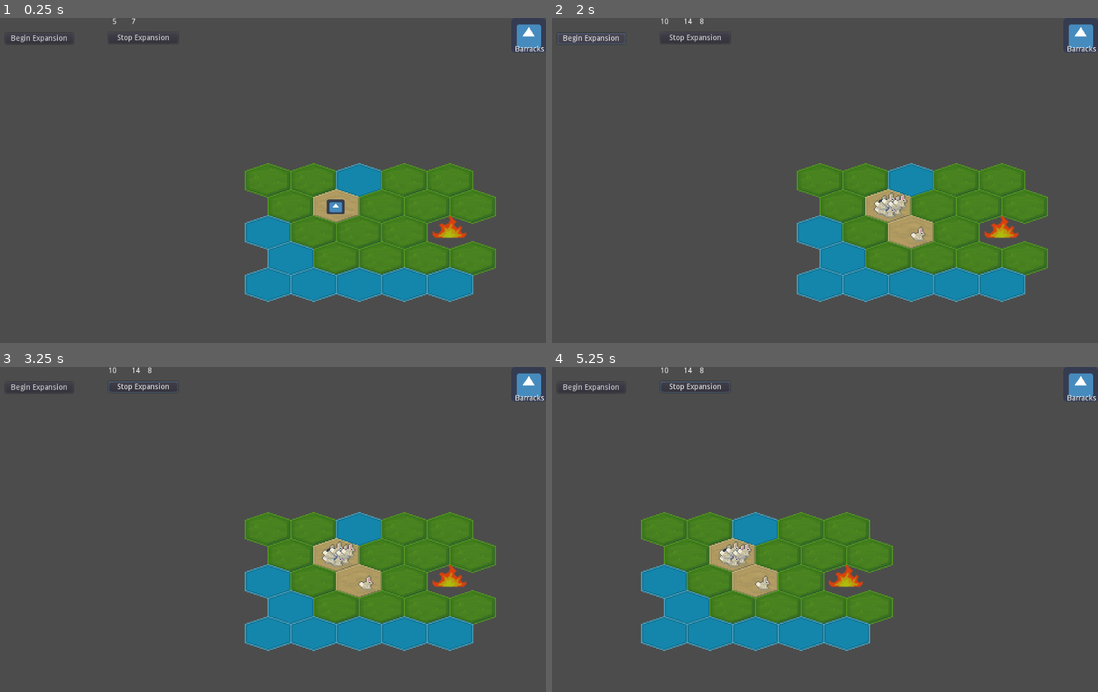
Above: before the commit, frames 1-4 (two rows, left to right).
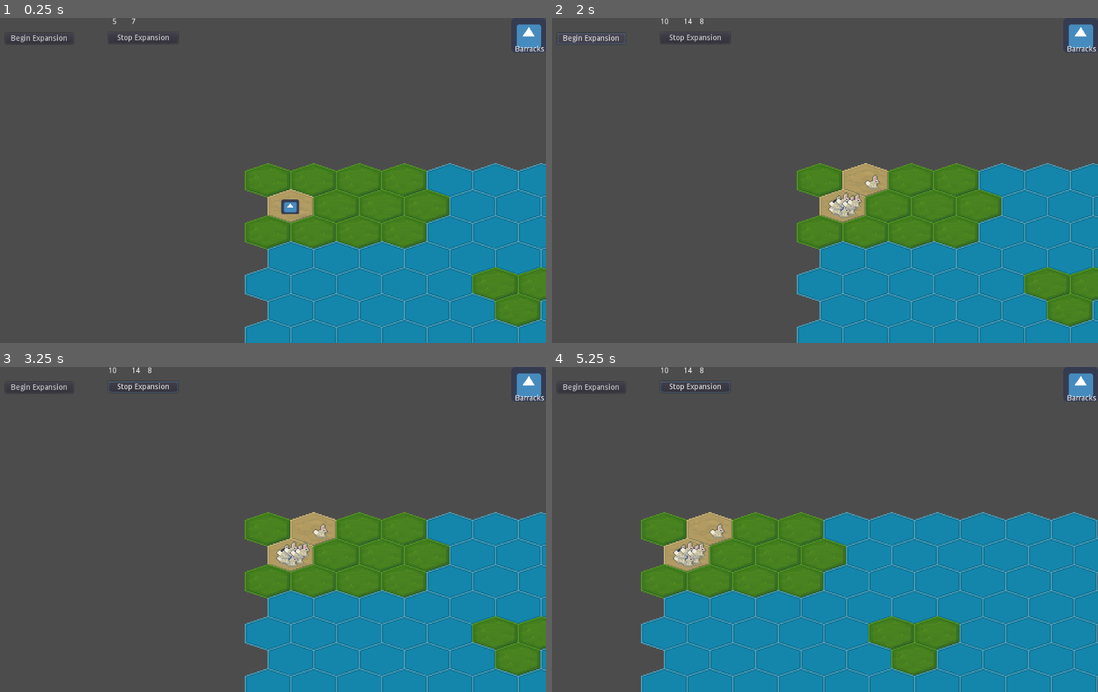
Above: after the commit, the same moments.

Repository: Cartogy/godot-wild-jam-36
Game: Godot game, scene res://src/Main/Main.tscn
Two runs of this game, one before a commit and one after it. Both use one fixed random seed, a clock stepped at 60 frames per second and the inputs below. The engine's default icon, where the game draws it, is replaced by a stand-in: a white triangle on a blue panel in a dark square.
Inputs (mouse positions are in pixels of both pictures, inside the frame that each line leads up to):
- Up to frame 1 (0.25 s): no input
- Up to frame 2 (2 s): click "Begin Expansion" at 0.5 s; click "Begin Expansion" at 1.25 s
- Up to frame 3 (3.25 s): click "Stop Expansion" at 2 s; tap Enter at 2.75 s; drag from (529, 383) to (322, 458) at 2.77 s
- Up to frame 4 (5.25 s): tap Space at 3.5 s; drag from (710, 545) to (792, 594) at 3.52 s; tap Enter at 4.25 s; move the mouse to (874, 458) at 4.27 s; hold Right (ui_right) 4.28-5 s; hold Shift (shift) 4.28-5 s; drag from (792, 594) to (655, 480) at 5.02 s

The runs differ from the first frame. In frame 1, 20% of the frame differs, in the area x 44-100%, y 44-100%; in frame 2, 21%; in frame 3, 21%; in frame 4, 36%, in the area x 16-100%, y 44-100%.
Error in both runs: Invalid get index '(-5, 1)' (on base: 'Dictionary'). (res://src/BCommander/bcommander.gd:73)

Commit message:
added win/lose triggers

Diff:
--- a/project.godot
+++ b/project.godot
@@ -143,6 +143,11 @@
 "class": "MapInfo",
 "language": "GDScript",
 "path": "res://src/Level/LevelData/level_data.gd"
+}, {
+"base": "Resource",
+"class": "MapStructureInfo",
+"language": "GDScript",
+"path": "res://src/Level/LevelData/structure_data.gd"
 }, {
 "base": "MarginContainer",
 "class": "MenuTab",
@@ -222,6 +227,7 @@
 "LevelData": "",
 "MNet": "",
 "MapInfo": "",
+"MapStructureInfo": "",
 "MenuTab": "",
 "MilitaryBase": "",
 "MilitaryGunner": "",
--- a/src/AutoLoad/HexPath/hex_path.gd
+++ b/src/AutoLoad/HexPath/hex_path.gd
@@ -9,9 +9,11 @@
 	if obstacles.has(to.state_machine.current_state.name):
 		return []
 
+	var found_goal: bool = false
 	while frontier.size() > 0:
 		var current: Cell =  frontier.pop_front()
 		if current == to:
+			found_goal = true
 			break
 		for next in current.neighbours:
 			if came_from.has(next) == false:
@@ -19,16 +21,19 @@
 					frontier.append(next)
 					came_from[next] = current
 
+	if found_goal:
 	# Find path to cell
-	var current: Cell = to
-	var path = []
-	while current != from:
-		path.append(current)
-		current = came_from[current]
-	#path.append(from)
-	path = reverse(path)
+		var current: Cell = to
+		var path = []
+		while current != from:
+			path.append(current)
+			current = came_from[current]
+		#path.append(from)
+		path = reverse(path)
 
-	return path
+		return path
+	else:
+		return []
 
 func an_obstacle(cell: Cell, obstacles: Array):
 	var state = cell.state_machine.current_state.name
--- a/src/Grid/Cell/BunnyFill/bunny_fill.gd
+++ b/src/Grid/Cell/BunnyFill/bunny_fill.gd
@@ -86,7 +86,8 @@
 		if bunnies_in_tile.size() == 0:
 			var cell: Cell = get_owner()
 			if cell.has_structure() == false:
-				cell.available_cell()
+				if cell.get_state() != "Water":
+					cell.available_cell()
 		print_debug("Bunny removed")
 
 func delete_bunnies(amount: int):
--- a/src/Level/BaseLevel.tscn
+++ b/src/Level/BaseLevel.tscn
@@ -11,6 +11,7 @@
 
 [node name="Grid" parent="." instance=ExtResource( 2 )]
 DEBUG = false
+dimensions = Vector2( 10, 10 )
 
 [node name="BNetView" parent="." instance=ExtResource( 1 )]
 
--- /dev/null
+++ b/src/Level/CustomLevels/losing_scenario.tres
@@ -0,0 +1,131 @@
+[gd_resource type="Resource" load_steps=2 format=2]
+
+[ext_resource path="res://src/MapMaker/LevelData/level_data.gd" type="Script" id=1]
+
+[resource]
+script = ExtResource( 1 )
+level_data = {
+Vector2( 0, 0 ): {
+"cell_position": Vector2( 100, 100 ),
+"hex_coord": Vector2( 0, 0 ),
+"scene_path": "res://src/Grid/Cell/CellScenes/AvailableCell.tscn",
+"spec_resource_path": "",
+"structure_path": "",
+"tile_display": "res://src/MapMaker/TileDisplay/Cells/AvailableDisplay.tscn"
+},
+Vector2( 0, 2 ): {
+"cell_position": Vector2( 100, 148 ),
+"hex_coord": Vector2( 0, 2 ),
+"scene_path": "res://src/Grid/Cell/CellScenes/AvailableCell.tscn",
+"spec_resource_path": "",
+"structure_path": "",
+"tile_display": "res://src/MapMaker/TileDisplay/Cells/AvailableDisplay.tscn"
+},
+Vector2( 1, 1 ): {
+"cell_position": Vector2( 120.958, 124 ),
+"hex_coord": Vector2( 1, 1 ),
+"scene_path": "res://src/Grid/Cell/CellScenes/BNet.tscn",
+"spec_resource_path": "",
+"structure_path": "res://src/Structures/BNetStructure/Den/Den.tscn",
+"tile_display": "res://src/MapMaker/TileDisplay/Cells/BNetDisplay.tscn"
+},
+Vector2( 2, 0 ): {
+"cell_position": Vector2( 141.916, 100 ),
+"hex_coord": Vector2( 2, 0 ),
+"scene_path": "res://src/Grid/Cell/CellScenes/AvailableCell.tscn",
+"spec_resource_path": "",
+"structure_path": "",
+"tile_display": "res://src/MapMaker/TileDisplay/Cells/AvailableDisplay.tscn"
+},
+Vector2( 2, 2 ): {
+"cell_position": Vector2( 141.916, 148 ),
+"hex_coord": Vector2( 2, 2 ),
+"scene_path": "res://src/Grid/Cell/CellScenes/AvailableCell.tscn",
+"spec_resource_path": "",
+"structure_path": "",
+"tile_display": "res://src/MapMaker/TileDisplay/Cells/AvailableDisplay.tscn"
+},
+Vector2( 3, 1 ): {
+"cell_position": Vector2( 162.873, 124 ),
+"hex_coord": Vector2( 3, 1 ),
+"scene_path": "res://src/Grid/Cell/CellScenes/AvailableCell.tscn",
+"spec_resource_path": "",
+"structure_path": "",
+"tile_display": "res://src/MapMaker/TileDisplay/Cells/AvailableDisplay.tscn"
+},
+Vector2( 4, 0 ): {
+"cell_position": Vector2( 183.831, 100 ),
+"hex_coord": Vector2( 4, 0 ),
+"scene_path": "res://src/Grid/Cell/CellScenes/AvailableCell.tscn",
+"spec_resource_path": "",
+"structure_path": "",
+"tile_display": "res://src/MapMaker/TileDisplay/Cells/AvailableDisplay.tscn"
+},
+Vector2( 4, 2 ): {
+"cell_position": Vector2( 183.831, 148 ),
+"hex_coord": Vector2( 4, 2 ),
+"scene_path": "res://src/Grid/Cell/CellScenes/AvailableCell.tscn",
+"spec_resource_path": "",
+"structure_path": "",
+"tile_display": "res://src/MapMaker/TileDisplay/Cells/AvailableDisplay.tscn"
+},
+Vector2( 5, 1 ): {
+"cell_position": Vector2( 204.789, 124 ),
+"hex_coord": Vector2( 5, 1 ),
+"scene_path": "res://src/Grid/Cell/CellScenes/AvailableCell.tscn",
+"spec_resource_path": "",
+"structure_path": "",
+"tile_display": "res://src/MapMaker/TileDisplay/Cells/AvailableDisplay.tscn"
+},
+Vector2( 6, 0 ): {
+"cell_position": Vector2( 225.747, 100 ),
+"hex_coord": Vector2( 6, 0 ),
+"scene_path": "res://src/Grid/Cell/CellScenes/AvailableCell.tscn",
+"spec_resource_path": "",
+"structure_path": "",
+"tile_display": "res://src/MapMaker/TileDisplay/Cells/AvailableDisplay.tscn"
+},
+Vector2( 6, 2 ): {
+"cell_position": Vector2( 225.747, 148 ),
+"hex_coord": Vector2( 6, 2 ),
+"scene_path": "res://src/Grid/Cell/CellScenes/AvailableCell.tscn",
+"spec_resource_path": "",
+"structure_path": "",
+"tile_display": "res://src/MapMaker/TileDisplay/Cells/AvailableDisplay.tscn"
+},
+Vector2( 7, 1 ): {
+"cell_position": Vector2( 246.705, 124 ),
+"hex_coord": Vector2( 7, 1 ),
+"scene_path": "res://src/Grid/Cell/CellScenes/AvailableCell.tscn",
+"spec_resource_path": "",
+"structure_path": "",
+"tile_display": "res://src/MapMaker/TileDisplay/Cells/AvailableDisplay.tscn"
+},
+Vector2( 10, 4 ): {
+"cell_position": Vector2( 309.578, 196 ),
+"hex_coord": Vector2( 10, 4 ),
+"scene_path": "res://src/Grid/Cell/CellScenes/AvailableCell.tscn",
+"spec_resource_path": "",
+"structure_path": "",
+"tile_display": "res://src/MapMaker/TileDisplay/Cells/AvailableDisplay.tscn"
+},
+Vector2( 11, 5 ): {
+"cell_position": Vector2( 330.536, 220 ),
+"hex_coord": Vector2( 11, 5 ),
+"scene_path": "res://src/Grid/Cell/CellScenes/AvailableCell.tscn",
+"spec_resource_path": "",
+"structure_path": "",
+"tile_display": "res://src/MapMaker/TileDisplay/Cells/AvailableDisplay.tscn"
+},
+Vector2( 12, 4 ): {
+"cell_position": Vector2( 351.494, 196 ),
+"hex_coord": Vector2( 12, 4 ),
+"scene_path": "res://src/Grid/Cell/CellScenes/AvailableCell.tscn",
+"spec_resource_path": "",
+"structure_path": "",
+"tile_display": "res://src/MapMaker/TileDisplay/Cells/AvailableDisplay.tscn"
+}
+}
+edge_data = {
+}
+grid_origin = Vector2( 100, -100 )
--- /dev/null
+++ b/src/Level/LevelData/structure_data.gd
@@ -0,0 +1,22 @@
+extends Resource
+class_name MapStructureInfo
+
+
+
+var total_structures: int = 0
+var current_inept_structure: int = 0
+
+# Only used when loading the level!!
+func add_structure_total(amount: int):
+	total_structures += amount
+
+
+func add_inept_structure(amount: int):
+	current_inept_structure += 1
+
+func remove_inept_structure(amount: int):
+	current_inept_structure -= 1
+
+# Game over condition
+func all_structures_inept() -> bool:
+	return total_structures <= current_inept_structure
--- a/src/Level/level.gd
+++ b/src/Level/level.gd
@@ -17,6 +17,7 @@
 
 # Level Info
 var current_map_info: MapInfo = null
+var bnet_structure_info: MapStructureInfo = null
 
 func _ready():
 	# Add starting cell
@@ -34,7 +35,10 @@
 		grid.generate_hex_grid(grid.dimensions, grid.origin, grid.size)
 
 	grid_bounds = grid.get_grid_bounds()
+	# Load cell maps
 	current_map_info = build_map_info(grid.hexagon_coords)
+	# reference den structures
+	bnet_structure_info = build_structure_info(bnet.production_structures)
 
 func start_bnet():
 	bnet.active = true
@@ -64,6 +68,37 @@
 	camera.position.x = min(max(camera.position.x, grid_bounds.position.x), grid_bounds.end.x)
 	camera.position.y = min(max(camera.position.y, grid_bounds.position.y), grid_bounds.end.y)
 
+#####################
+## BNet Structures
+#####################
+
+func build_structure_info(structures: Dictionary) -> MapStructureInfo:
+	var structure_data = MapStructureInfo.new()
+
+	for s in structures.values():
+		var bnet_struct: BNetStructure = s
+		# Allow buildings to notify when they stop producing
+		bnet_struct.connect("became_inept", self, "inept_structure")
+		bnet_struct.connect("no_longer_inept", self, "producing_structure")
+		structure_data.add_structure_total(1)
+
+	return structure_data
+
+func inept_structure():
+	bnet_structure_info.add_inept_structure(1)
+	if lost_level():
+		print_debug("You lost")
+		stop_bnet()
+
+func producing_structure():
+	bnet_structure_info.remove_inept_structure(1)
+
+func lost_level():
+	if bnet_structure_info.all_structures_inept():
+		return true
+	else:
+		return false
+
 #################
 ## Cell notification
 #################
@@ -73,14 +108,14 @@
 
 func bnet_gained():
 	current_map_info.add_consumed(1)
-	if is_game_over():
+	if won_level():
 		#Game over
-		print_debug("Game Over!!")
+		print_debug("You Won!!")
 		bnet.active = false
 		mnet.active = false
 		pass
 
-func is_game_over():
+func won_level():
 	return current_map_info.consumed_all()
 
 ##################
--- a/src/Main/Main.tscn
+++ b/src/Main/Main.tscn
@@ -105,7 +105,7 @@
 grid_hex_path = NodePath("../BaseLevel/Grid")
 
 [node name="BaseLevel" parent="." instance=ExtResource( 1 )]
-level_data = "res://src/Level/CustomLevels/military_test.tres"
+level_data = "res://src/Level/CustomLevels/losing_scenario.tres"
 
 [connection signal="pressed" from="CanvasLayer/Stop" to="BaseLevel" method="_on_Stop_pressed"]
 [connection signal="pressed" from="CanvasLayer/Begin" to="BaseLevel" method="_on_Button_pressed"]
--- a/src/Structures/BNetStructure/Den/den_structure.gd
+++ b/src/Structures/BNetStructure/Den/den_structure.gd
@@ -1,11 +1,22 @@
 extends BNetStructure
 class_name DenStructure
+
+# Notify level
+signal became_inept
+signal no_longer_inept
+
+enum States { INEPT, PRODUCING}
+var state
 
 var consuming_cell
 var bnet
 
+
+
+
 func _ready():
 	structure_id = "den"
+	state = States.PRODUCING
 
 func add_to_bnet(p_bnet):
 	bnet = p_bnet
@@ -31,13 +42,19 @@
 
 func cell_consumed(from: Cell, cell_consumed: Cell):
 	bnet.consumed_cells[cell_consumed.hex_coords] = cell_consumed
-	print_debug(from)
 	var next_cell = from.breadth_search_neighbours()
 
+
 	if next_cell != null:
+		# Found a cell to produce
+		if state != States.PRODUCING:
+			state_to_producing()
 		add_consuming_cell(next_cell)
 	else:
-		printerr("No neighbours to consume")
+		# Did not find cell to produce
+		if state != States.INEPT:
+			state_to_inept()
+
 
 func add_bunny(to: Cell):
 	var real_hex_center = to.real_hex_center
@@ -52,3 +69,9 @@
 		var next_cell = cell.breadth_search_neighbours()
 		if next_cell != null:
 			add_consuming_cell(next_cell)
+
+func state_to_inept():
+	emit_signal("became_inept")
+
+func state_to_producing():
+	emit_signal("no_longer_inept")
--- a/src/TileEntities/Bunnies/Bunny/bunny.gd
+++ b/src/TileEntities/Bunnies/Bunny/bunny.gd
@@ -27,6 +27,7 @@
 	var new_bunny = new_bunny_scene.instance()
 	pass_bunny_info(self, new_bunny)
 
+	cell.bunnies.remove_bunny(self)
 	# Goodbye, bunny
 	self.queue_free()
 
